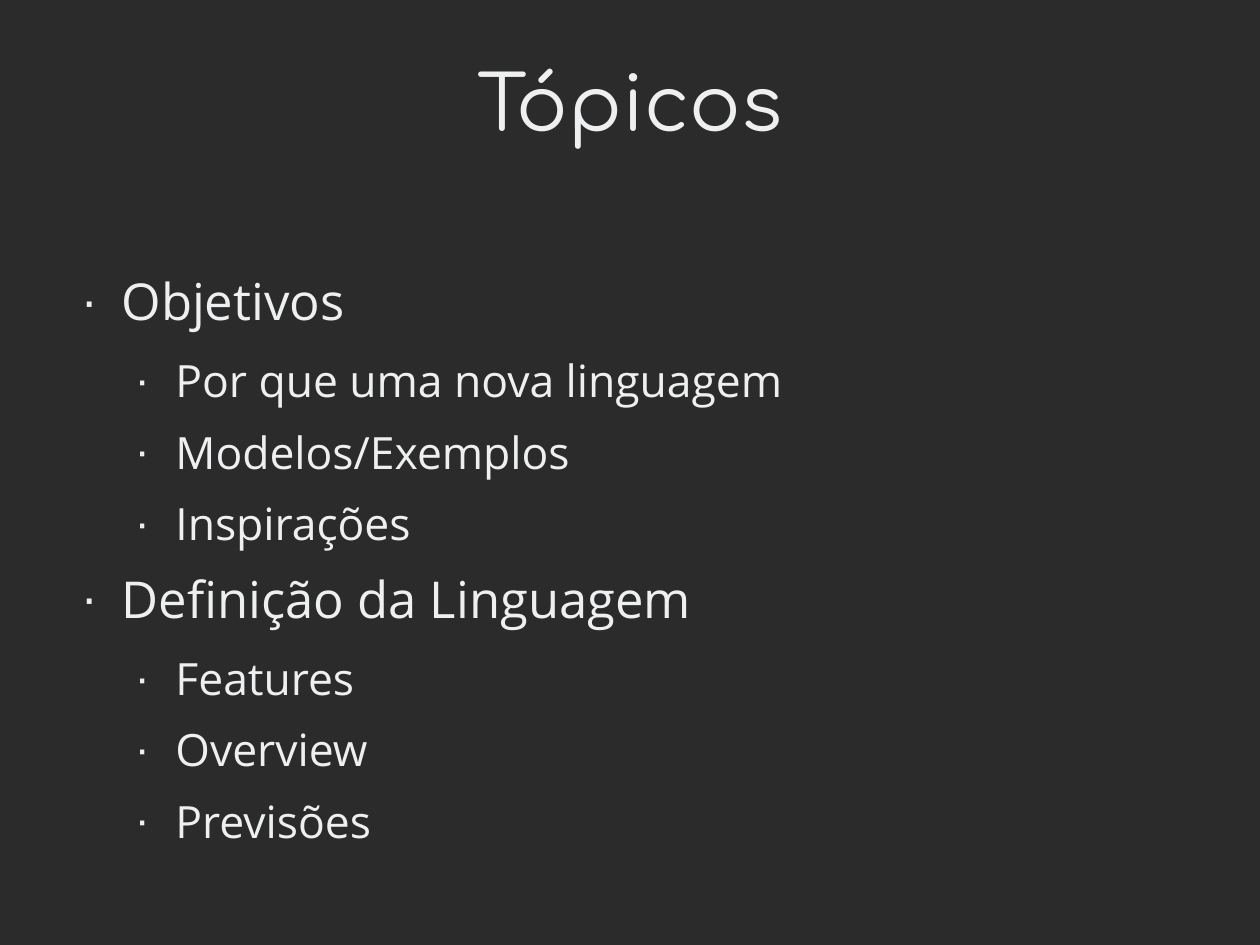
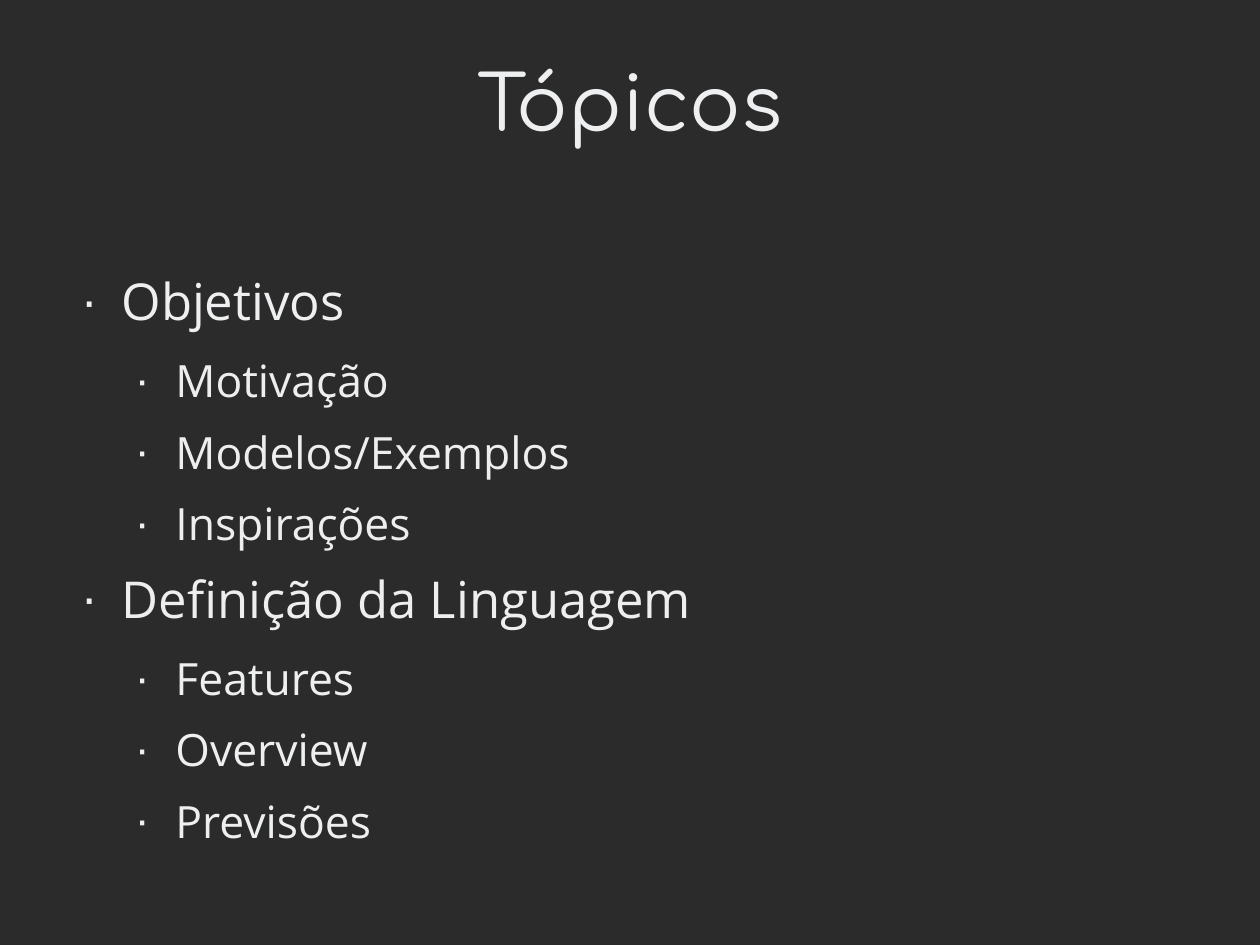
Before and after one commit to Hoshoyo/Light, a slide deck: slide 2 of TCC_Reunião_#1.odp. Drawn at 1260x945 pixels with LibreOffice and Linux fonts; fonts in the diff are those of the drawing; background and template pictures are left out; a plain dark background stands for a picture behind light text. Boxes give left, top, right and bottom in pixels: in the first picture for what was removed or moved away, otherwise in the second. Text is boxed around its words. In the diff, an @@ line names an element or a change of style, - is before the commit and + after.

```diff
--- a/TCC_Reunião_#1.odp
+++ b/TCC_Reunião_#1.odp
@@ text at (175, 364, 388, 408): text changed; text colour #EEEFF0 to #EEEEEE @@
-  · Por que uma nova linguagem
+  · Motivação
```
Also in this commit, not shown: 3 other slides changed, 18 slides added, 6 slides removed, 6 other files.
